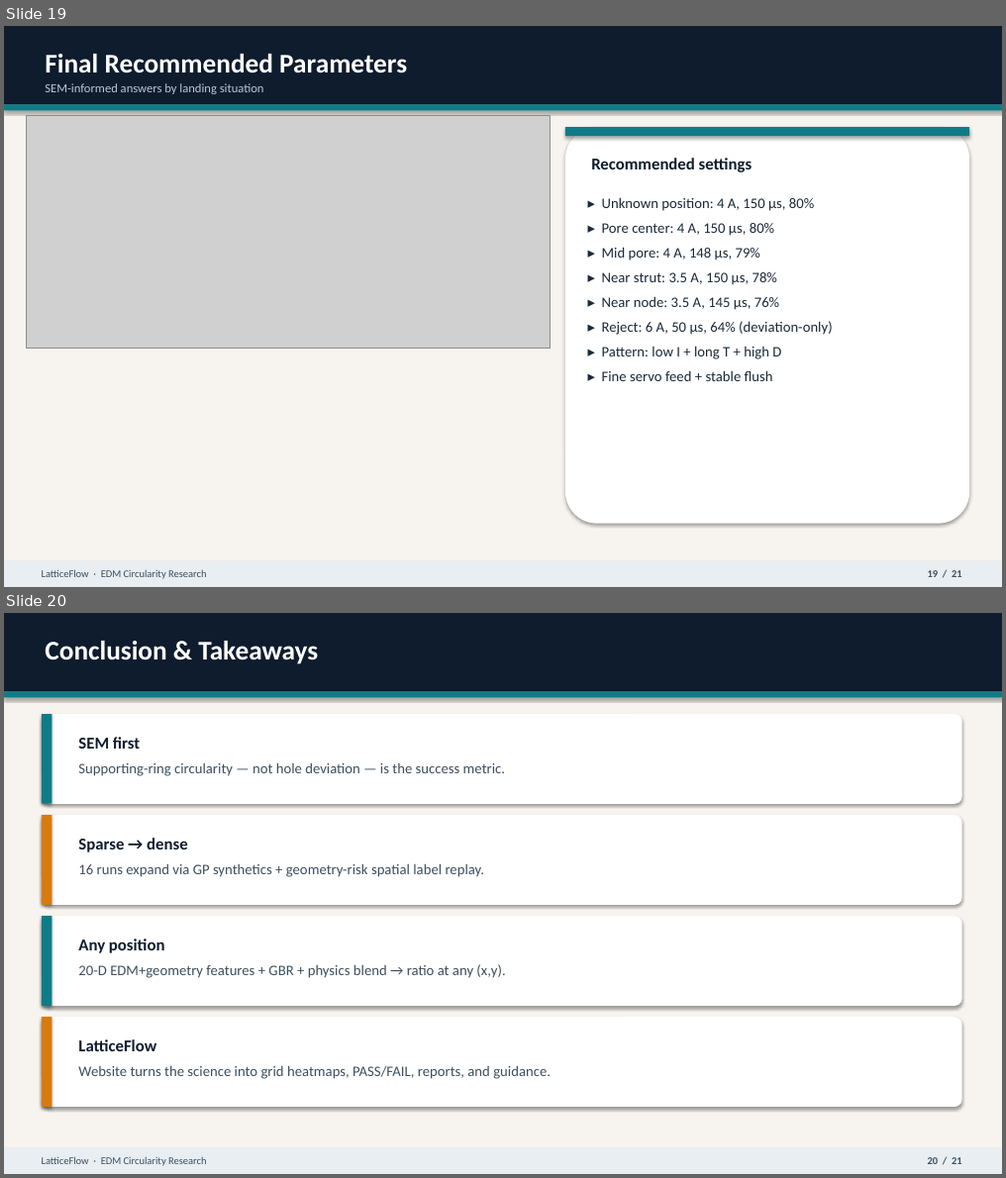
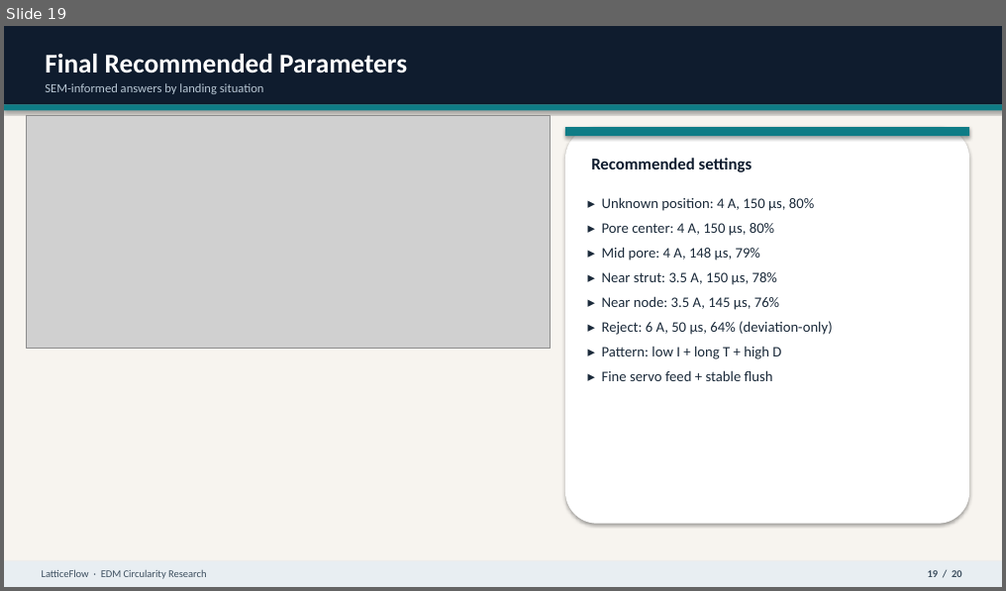
Before and after one commit to shekharaj0007/Lattice-Circularity-Analyzer, a slide deck: Lattice_EDM_Circularity_Premium_Presentation.pptx. Shown one above the other, each under a label of ours: slides 19 and 20 before the commit, slide 19 after it. The pictures are 1006x1178 and 1006x591 pixels, drawn with LibreOffice and Linux fonts; fonts in the diff are those of the drawing; grey boxes stand for pictures. Boxes give left, top, right and bottom in pixels: in the first picture for what was removed or moved away, otherwise in the second. Text is boxed around its words. In the diff, an @@ line names an element or a change of style, - is before the commit and + after.

```diff
--- a/Lattice_EDM_Circularity_Premium_Presentation.pptx
+++ b/Lattice_EDM_Circularity_Premium_Presentation.pptx
@@ slide 20 removed at (x1=4, y1=613, x2=1002, y2=1174), background #F7F4EF @@
@@ rectangle removed at (x1=4, y1=613, x2=1002, y2=691) @@
@@ text removed at (x1=45, y1=641, x2=318, y2=664) @@
-Conclusion & Takeaways
@@ rectangle removed at (x1=4, y1=691, x2=1002, y2=697) @@
@@ rounded rectangle removed at (x1=42, y1=714, x2=962, y2=804) @@
@@ rectangle removed at (x1=42, y1=714, x2=52, y2=804) @@
@@ text removed at (x1=78, y1=737, x2=140, y2=749) @@
-SEM first
@@ text removed at (x1=78, y1=762, x2=505, y2=776) @@
-Supporting-ring circularity — not hole deviation — is the success metric.
@@ rounded rectangle removed at (x1=42, y1=815, x2=962, y2=905) @@
@@ rectangle removed at (x1=42, y1=815, x2=52, y2=905) @@
@@ text removed at (x1=78, y1=838, x2=188, y2=853) @@
-Sparse → dense
@@ text removed at (x1=78, y1=863, x2=485, y2=877) @@
-16 runs expand via GP synthetics + geometry-risk spatial label replay.
@@ rounded rectangle removed at (x1=42, y1=916, x2=962, y2=1006) @@
@@ rectangle removed at (x1=42, y1=916, x2=52, y2=1006) @@
@@ text removed at (x1=78, y1=939, x2=165, y2=954) @@
-Any position
@@ text removed at (x1=78, y1=964, x2=505, y2=978) @@
-20-D EDM+geometry features + GBR + physics blend → ratio at any (x,y).
@@ rounded rectangle removed at (x1=42, y1=1017, x2=962, y2=1107) @@
@@ rectangle removed at (x1=42, y1=1017, x2=52, y2=1107) @@
@@ text removed at (x1=78, y1=1040, x2=156, y2=1052) @@
-LatticeFlow
@@ text removed at (x1=78, y1=1065, x2=550, y2=1079) @@
-Website turns the science into grid heatmaps, PASS/FAIL, reports, and guidance.
@@ rectangle removed at (x1=4, y1=1149, x2=1002, y2=1174) @@
@@ text removed at (x1=42, y1=1157, x2=206, y2=1166) @@
-LatticeFlow · EDM Circularity Research
@@ text removed at (x1=928, y1=1157, x2=962, y2=1164) @@
-20 / 21
@@ slide 19 changed as well @@
@@ text at (x1=928, y1=570, x2=962, y2=577): text changed @@
-19 / 21
+19 / 20
```
Also in this commit, not shown: 17 other slides changed, 1 slide added, 1 other slide removed.
